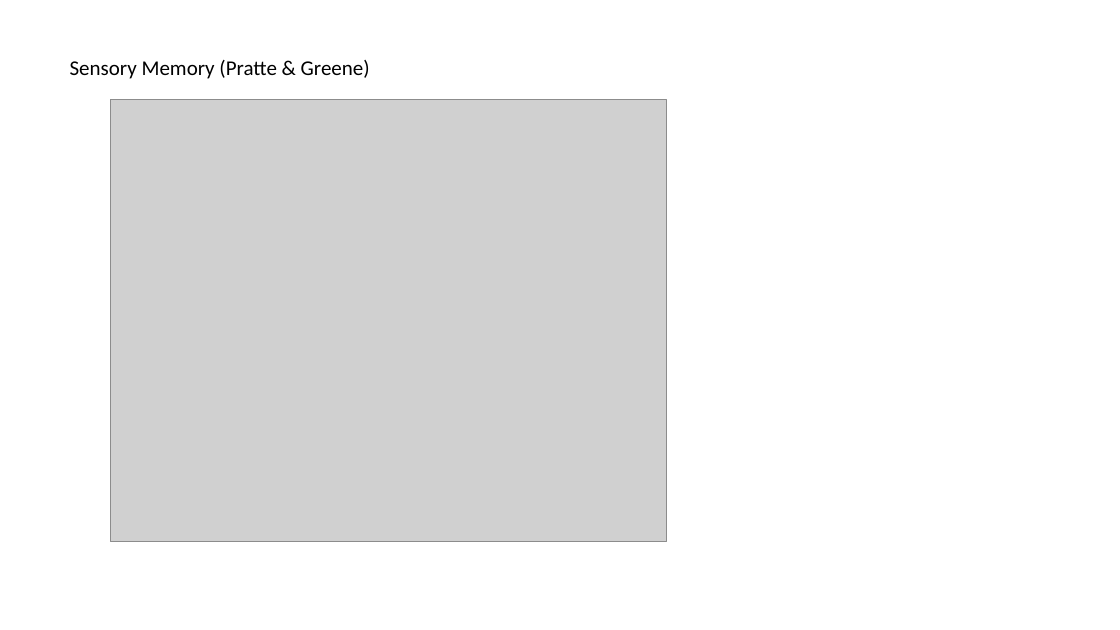
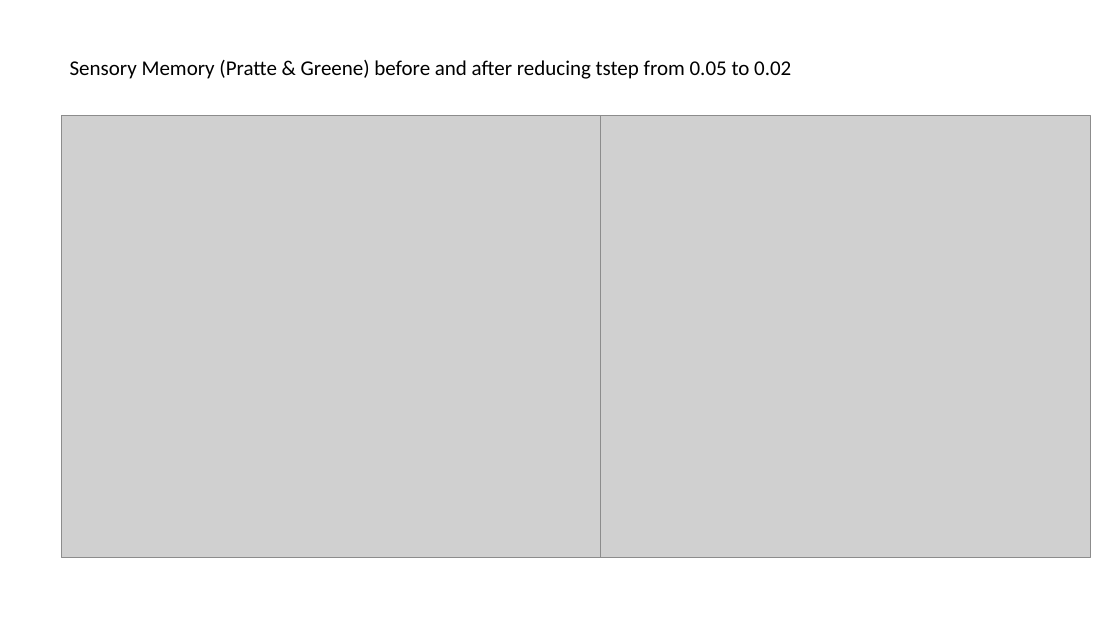
Before and after one commit to oberauer/IM.Simulation, a slide deck: slide 158 of IMSim.Mediated.Results.pptx (slide 157 before the commit). Drawn at 1120x630 pixels with LibreOffice and Linux fonts; fonts in the diff are those of the drawing; grey boxes stand for pictures. Boxes give left, top, right and bottom in pixels: in the first picture for what was removed or moved away, otherwise in the second. Text is boxed around its words. In the diff, an @@ line names an element or a change of style, - is before the commit and + after.

```diff
--- a/IMSim.Mediated.Results.pptx
+++ b/IMSim.Mediated.Results.pptx
@@ text at box(70, 60, 791, 79): text changed @@
-Sensory Memory (Pratte & Greene)
+Sensory Memory (Pratte & Greene) before and after reducing tstep from 0.05 to 0.02
@@ picture: place and size @@
-picture at box(110, 100, 666, 542)
+picture at box(61, 116, 618, 558)
@@ picture added at box(601, 116, 1091, 558) @@
```
Also in this commit, not shown: 5 slides added, 1 slide removed.
